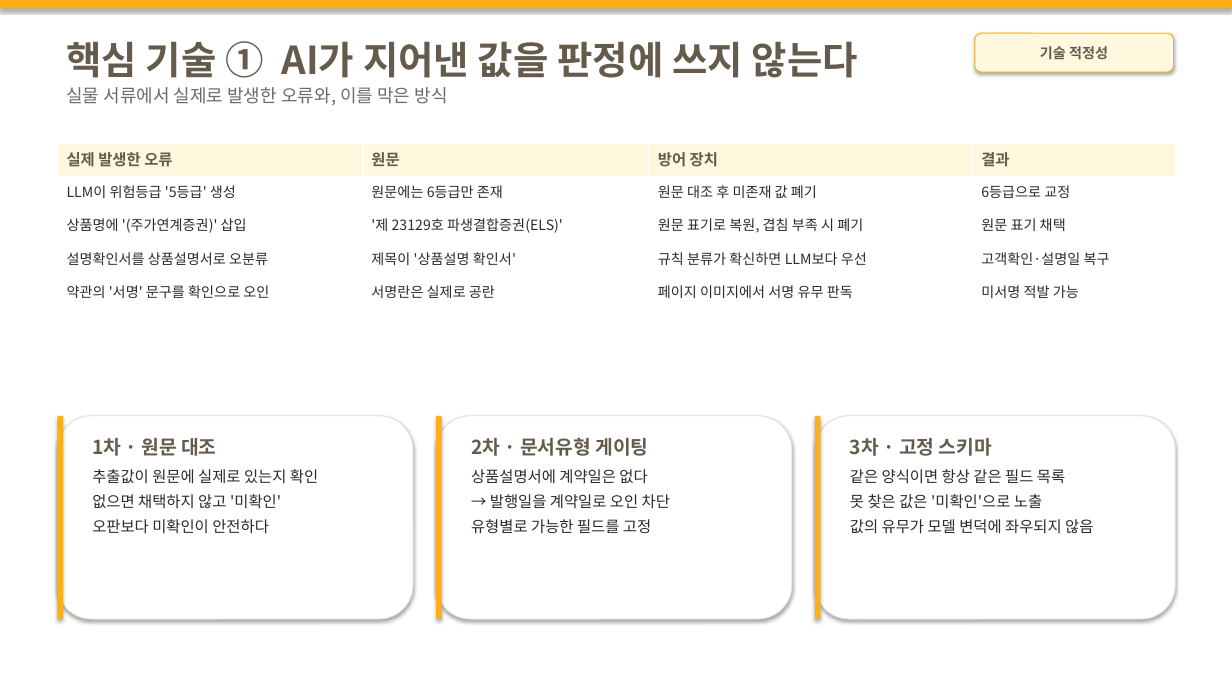
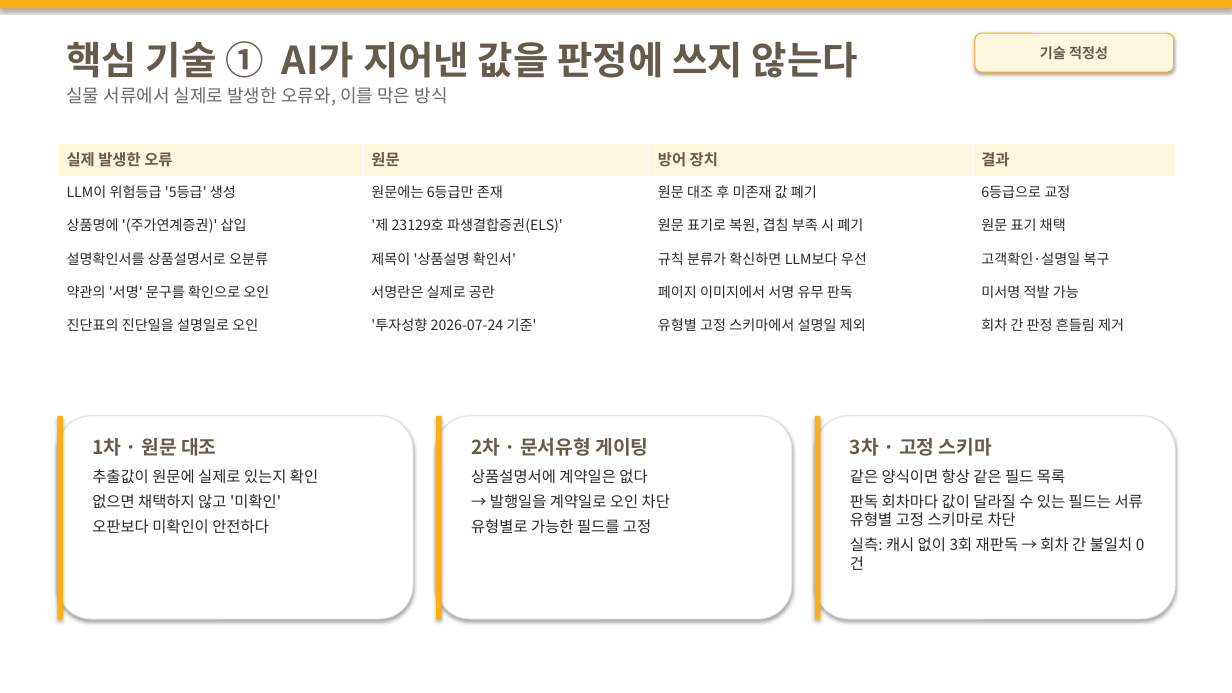
Before and after one commit to M0282/26KBAI_LW, a slide deck: slide 10 of docs/기술설명서_초안.pptx. Drawn at 1232x693 pixels with LibreOffice and Linux fonts; fonts in the diff are those of the drawing. Boxes give left, top, right and bottom in pixels: in the first picture for what was removed or moved away, otherwise in the second. Text is boxed around its words. In the diff, an @@ line names an element or a change of style, - is before the commit and + after.

```diff
--- a/docs/기술설명서_초안.pptx
+++ b/docs/기술설명서_초안.pptx
@@ table at (x1=57, y1=143, x2=1176, y2=343) @@
+row 6: 진단표의 진단일을 설명일로 오인 | '투자성향 2026-07-24 기준' | 유형별 고정 스키마에서 설명일 제외 | 회차 간 판정 흔들림 제거
@@ text at (x1=850, y1=494, x2=1143, y2=552): text changed @@
-못 찾은 값은 '미확인'으로 노출
-값의 유무가 모델 변덕에 좌우되지 않음
+판독 회차마다 값이 달라질 수 있는 필드는 서류 유형별 고정 스키마로 차단
+실측: 캐시 없이 3회 재판독 → 회차 간 불일치 0건
```
Also in this commit, not shown: 1 other file.
